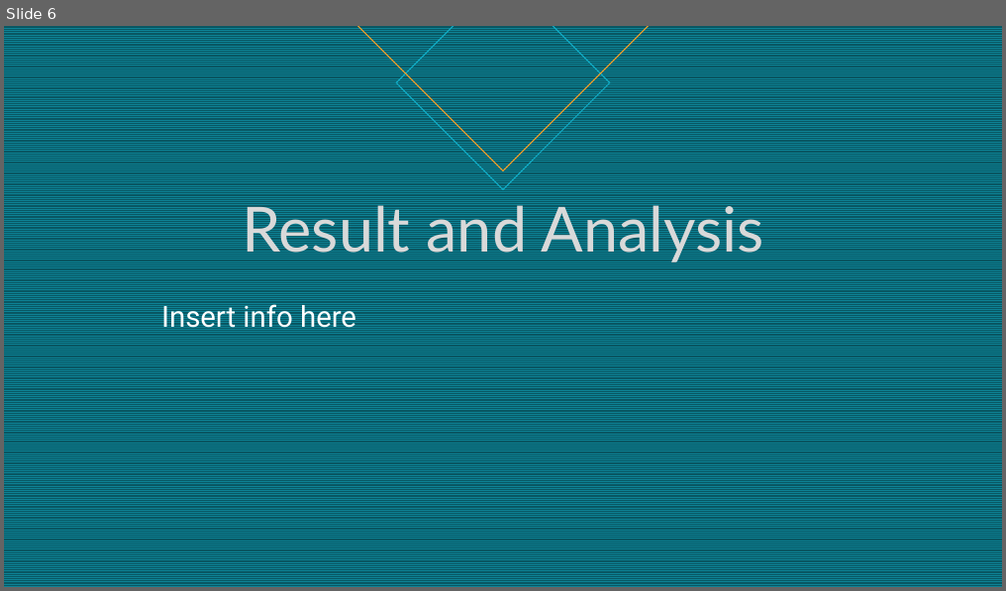
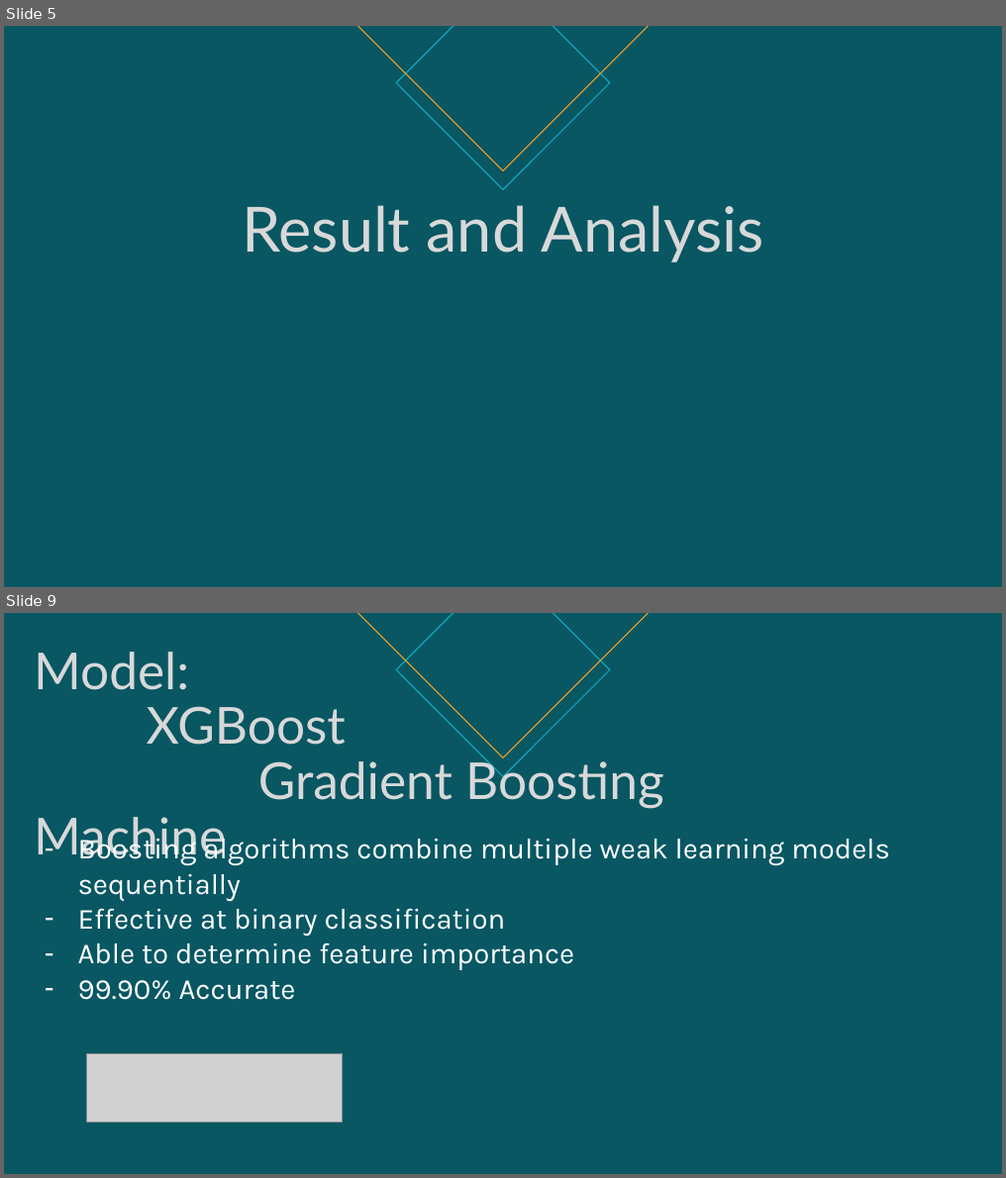
Before and after one commit to rtatat/bank-customer-churn, a slide deck: Bank Customer Churn Analysis.pptx. Shown one above the other, each under a label of ours: slide 6 before the commit, slides 5 and 9 after it; the slides between them are not shown. The pictures are 1006x591 and 1006x1178 pixels, drawn with LibreOffice and Linux fonts; fonts in the diff are those of the drawing; grey boxes stand for pictures. Boxes give left, top, right and bottom in pixels: in the first picture for what was removed or moved away, otherwise in the second. Text is boxed around its words. In the diff, an @@ line names an element or a change of style, - is before the commit and + after.

```diff
--- a/Bank Customer Churn Analysis.pptx
+++ b/Bank Customer Churn Analysis.pptx
@@ slide 9 added at bbox=[4, 613, 1002, 1174], background #085763 @@
@@ diamond added at bbox=[358, 613, 648, 758], outline #F59F26 1 pt @@
@@ diamond added at bbox=[396, 613, 610, 776], outline #11AEC7 1 pt @@
@@ title added at bbox=[34, 652, 664, 863], 49 pt, text #D8D8D8 @@
+Model:
+XGBoost
+Gradient Boosting Machine
@@ text added at bbox=[78, 833, 890, 1000], 28 pt, text #FFFFFF @@
+– Boosting algorithms combine multiple weak learning models sequentially
+– Effective at binary classification
+– Able to determine feature importance
+– 99.90% Accurate
@@ picture added at bbox=[87, 1054, 343, 1123] @@
@@ what was slide 6 is now slide 5 @@
@@ slide 5 changed as well @@
@@ background pattern #0D8295 on #085764 to #085763 @@
@@ title "Result and Analysis" at bbox=[242, 205, 763, 263]: text colour #D9D9D9 to #D8D8D8 @@
@@ text removed at bbox=[161, 301, 356, 335] @@
-Insert info here
```
Also in this commit, not shown: 4 other slides changed, 7 other slides added, 4 slides removed.
